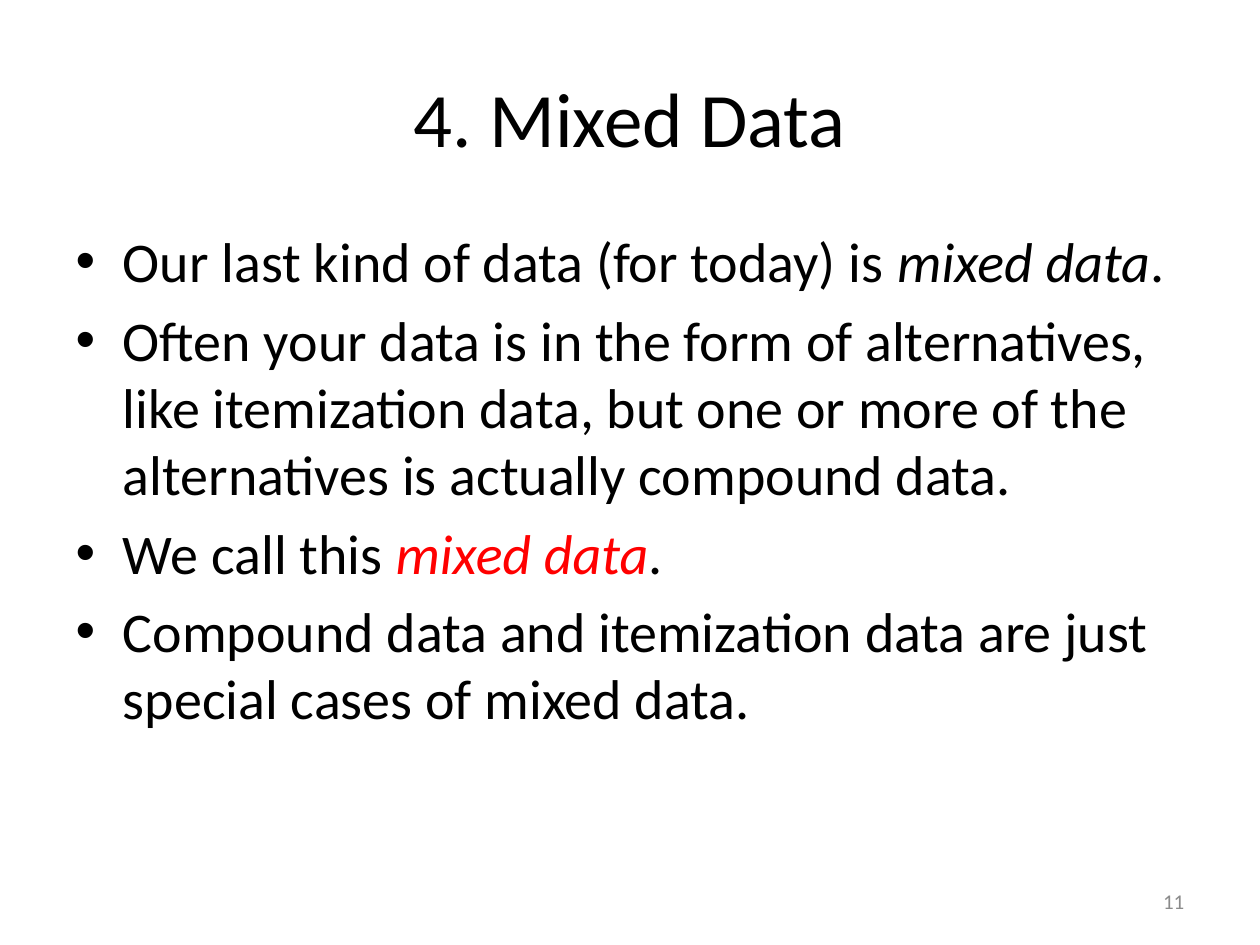
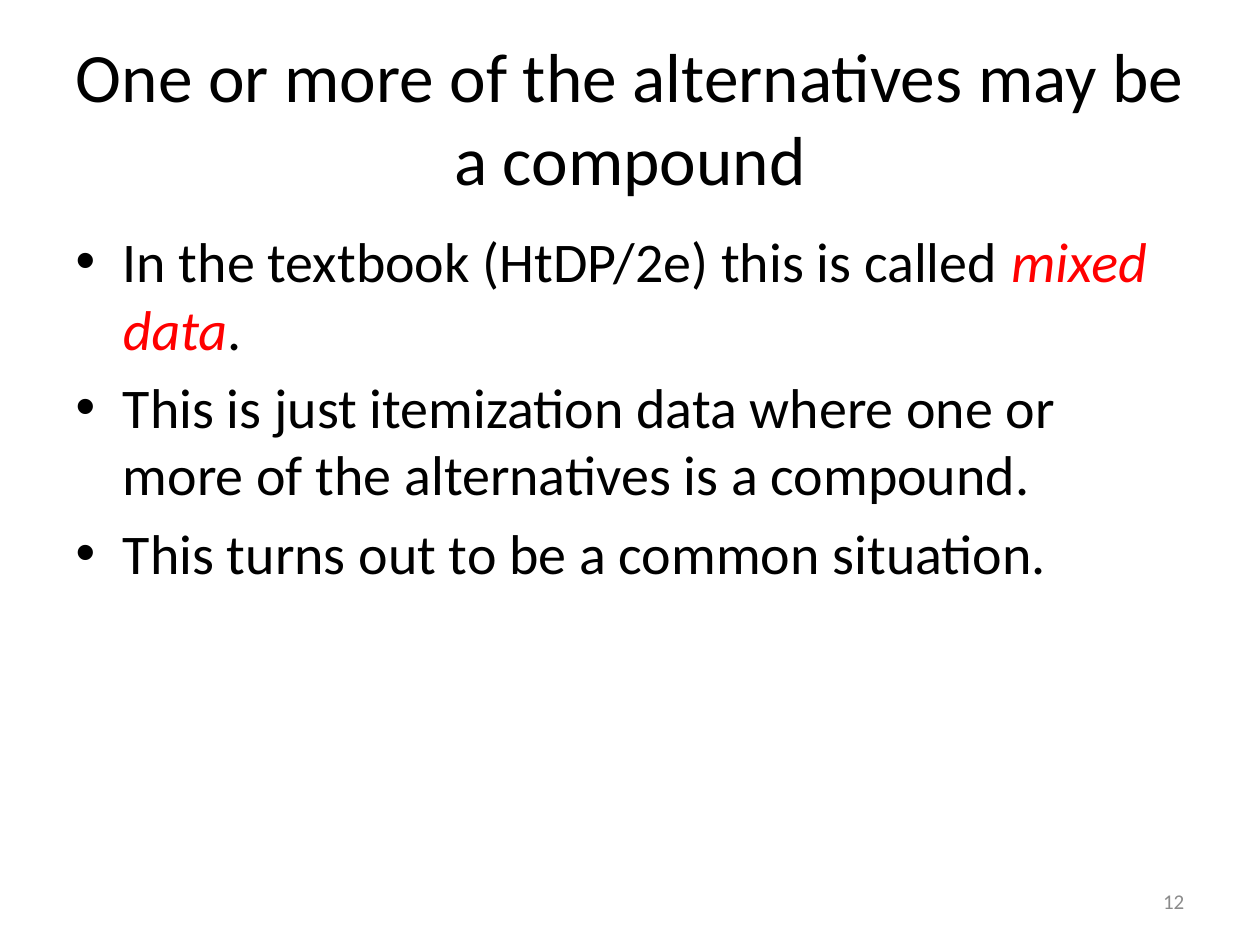
Before and after one commit to mwand/cs5010f17, a slide deck: slide 12 of Slides/Lesson 1.2 The Kinds of Data.pptx (slide 11 before the commit). Drawn at 1260x945 pixels with LibreOffice and Linux fonts; fonts in the diff are those of the drawing. Boxes give left, top, right and bottom in pixels: in the first picture for what was removed or moved away, otherwise in the second. Text is boxed around its words. In the diff, an @@ line names an element or a change of style, - is before the commit and + after.

Commit message:
tried to expunge 'mixed data'

```diff
--- a/Slides/Lesson 1.2 The Kinds of Data.pptx
+++ b/Slides/Lesson 1.2 The Kinds of Data.pptx
@@ title at <box>76,54,1183,197</box>: text changed; size 44 to 39.6 pt @@
-4. Mixed Data
+One or more of the alternatives may be a compound
@@ text at <box>123,241,1147,575</box>: text changed @@
-• Our last kind of data (for today) is mixed data.
-• Often your data is in the form of alternatives, like itemization data, but one or more of the alternatives is actually compound data.
-• We call this mixed data.
-• Compound data and itemization data are just special cases of mixed data.
+• In the textbook (HtDP/2e) this is called mixed data.
+• This is just itemization data where one or more of the alternatives is a compound.
+• This turns out to be a common situation.
@@ page number at <box>1163,895,1184,909</box>: text changed @@
-11
+12
```
Also in this commit, not shown: 5 other slides changed, 2 slides added, 1 slide removed, 6 other files.
